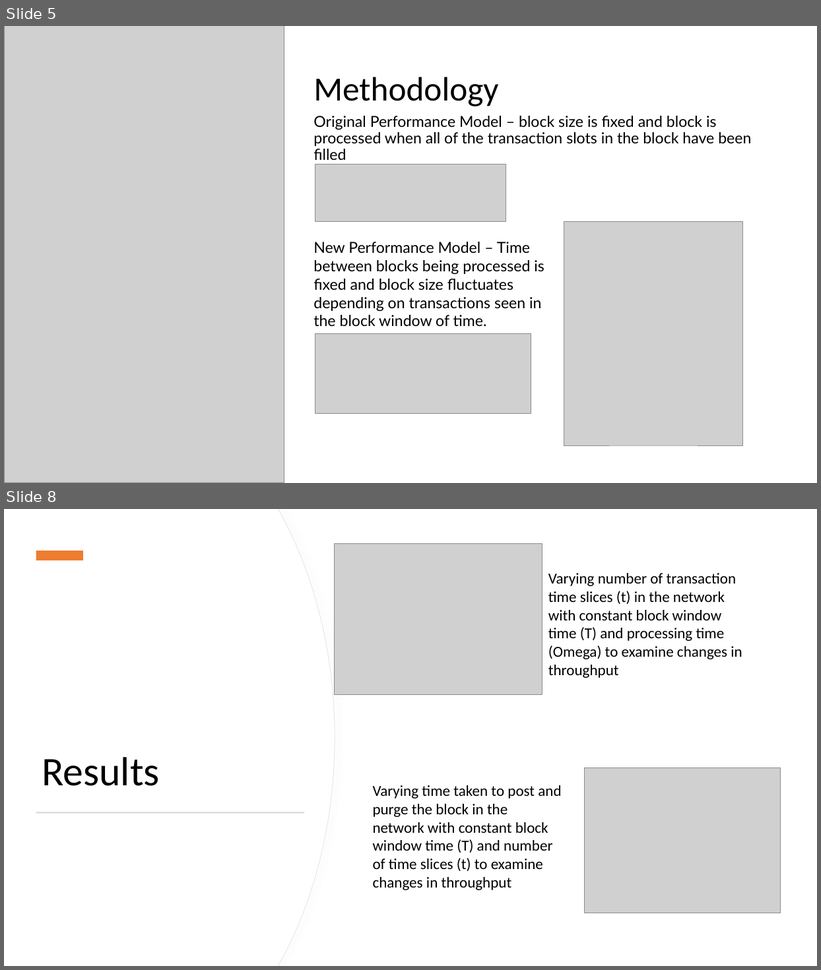
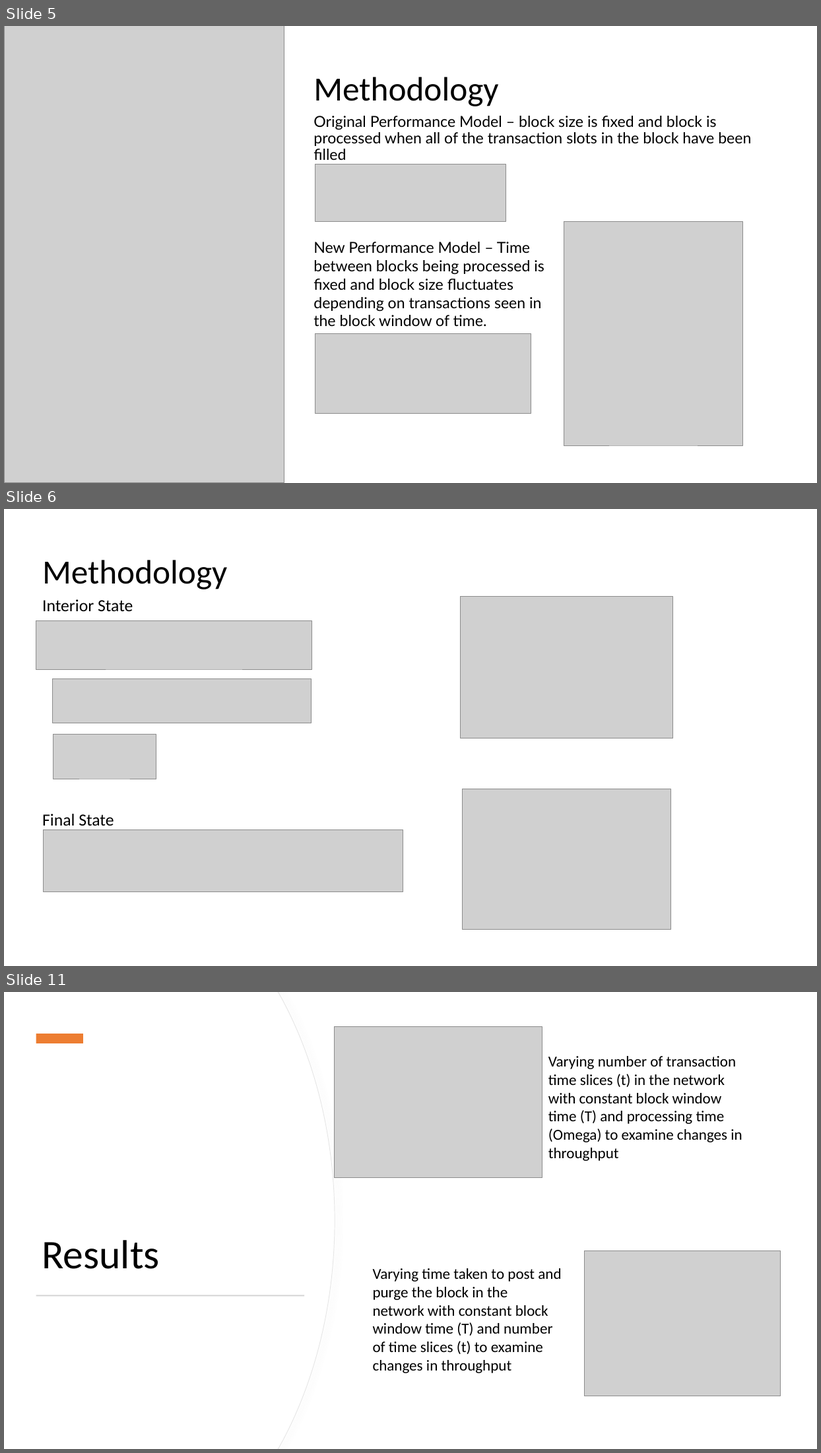
Before and after one commit to andrewqsmith/Block-Size-Optimization-for-VBASBS-Queueing-Model-for-Blockchain, a slide deck: Group Presentation.pptx. Shown one above the other, each under a label of ours: slides 5 and 8 before the commit, slides 5, 6 and 11 after it; the slides between them are not shown. The pictures are 821x970 and 821x1453 pixels, drawn with LibreOffice and Linux fonts; fonts in the diff are those of the drawing; grey boxes stand for pictures. Boxes give left, top, right and bottom in pixels: in the first picture for what was removed or moved away, otherwise in the second. Text is boxed around its words. In the diff, an @@ line names an element or a change of style, - is before the commit and + after.

```diff
--- a/Group Presentation.pptx
+++ b/Group Presentation.pptx
@@ slide 6 added at (4, 509, 817, 966), background #FFFFFF @@
@@ title added at (42, 560, 227, 590), 40 pt, text #000000 @@
+Methodology
@@ text added at (42, 599, 133, 826), 20 pt, text #000000 @@
+Interior State
+Final State
@@ picture added at (461, 597, 673, 739) @@
@@ picture added at (36, 621, 312, 669) @@
@@ picture added at (52, 679, 311, 723) @@
@@ picture added at (53, 734, 156, 779) @@
@@ picture added at (463, 789, 671, 930) @@
@@ picture added at (44, 830, 403, 892) @@
@@ what was slide 8 is now slide 11 @@
```
Also in this commit, not shown: 1 slide changed, 3 other slides added, 1 slide removed.
